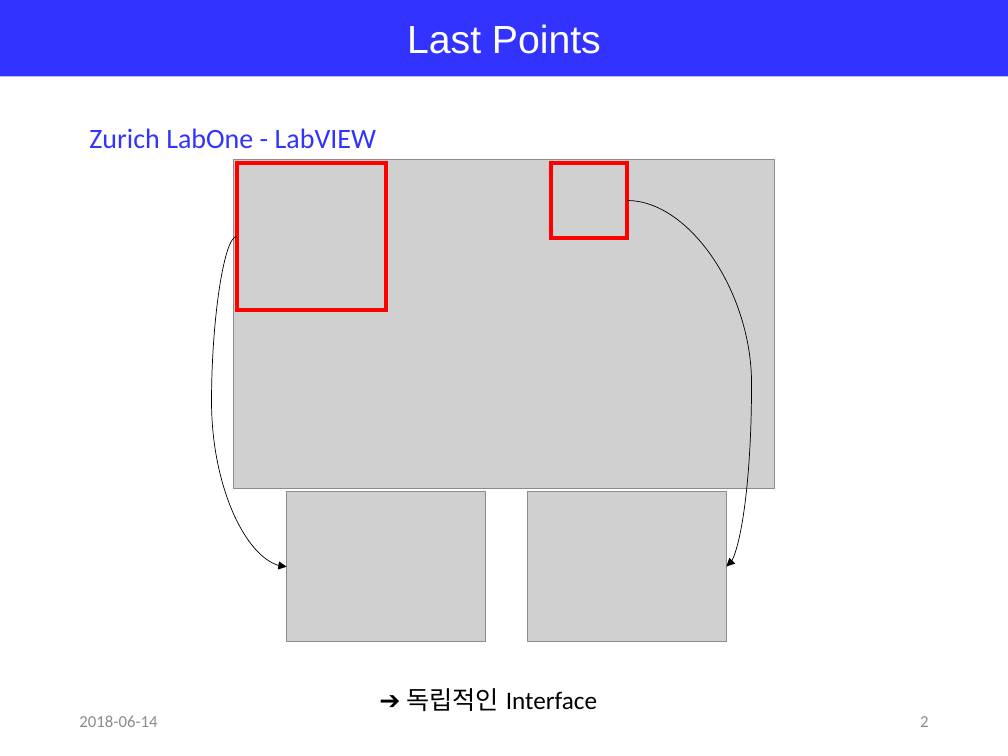
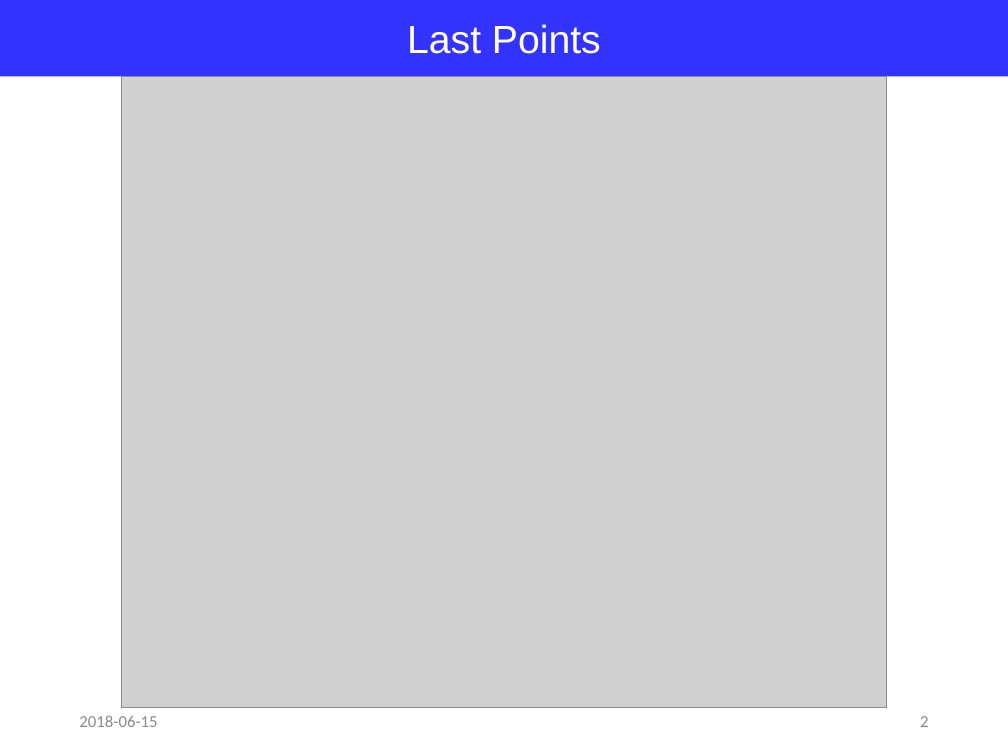
Before and after one commit to jglee96/NBTP_Lab, a slide deck: slide 2 of 랩미팅/201806/180614 Zurich Lock-In(Jong).pptx. Drawn at 1008x756 pixels with LibreOffice and Linux fonts; fonts in the diff are those of the drawing; grey boxes stand for pictures. Boxes give left, top, right and bottom in pixels: in the first picture for what was removed or moved away, otherwise in the second. Text is boxed around its words. In the diff, an @@ line names an element or a change of style, - is before the commit and + after.

```diff
--- a/랩미팅/201806/180614 Zurich Lock-In(Jong).pptx
+++ b/랩미팅/201806/180614 Zurich Lock-In(Jong).pptx
@@ picture added at (121, 77, 887, 708) @@
@@ text removed at (89, 128, 376, 148) @@
-Zurich LabOne - LabVIEW
@@ picture removed at (234, 159, 774, 488) @@
@@ rectangle removed at (237, 163, 386, 310) @@
@@ rectangle removed at (551, 163, 628, 239) @@
@@ curved arrow removed from (627, 201) to (727, 566) @@
@@ curved arrow removed from (237, 237) to (286, 566) @@
@@ picture removed at (286, 492, 485, 641) @@
@@ picture removed at (528, 492, 727, 641) @@
@@ text removed at (406, 688, 597, 711) @@
-➔ 독립적인 Interface
@@ text at (79, 715, 157, 727): text changed @@
-2018-06-14
+2018-06-15
```
Also in this commit, not shown: 3 other slides changed, 2 slides added, 5 slides removed.
